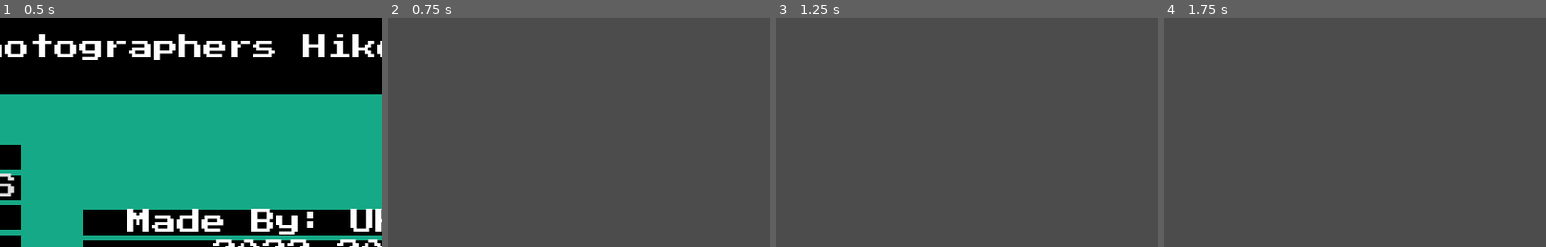
Above: before the commit, frames 1-4 (left to right).
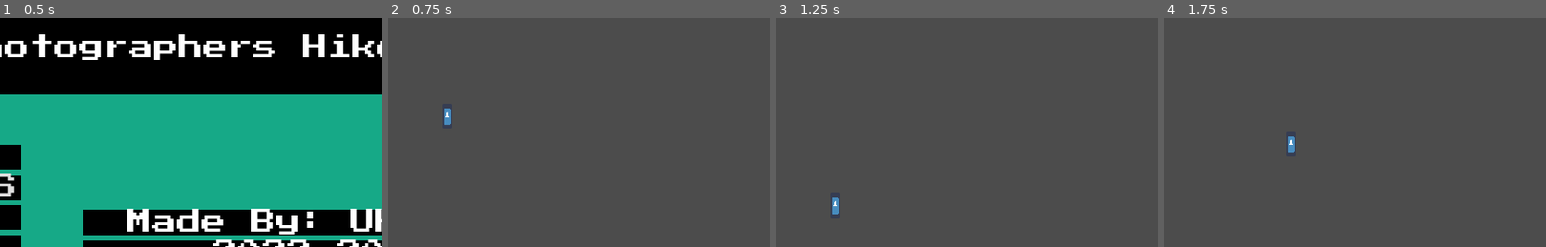
Above: after the commit, the same moments.

Repository: UHSGDC/Photographers-Hike
Game: Godot game, scene res://Scenes/MainMenu.tscn
Same seed, same stepped clock (60 frames per second), same inputs: the game is played once before the commit and once after it. The engine's default icon, where the game draws it, is replaced by a stand-in: a white triangle on a blue panel in a dark square.
Inputs (mouse positions are % of the whole screen's width and height, from its top left):
- Up to frame 1 (0.5 s): no input
- Up to frame 2 (0.75 s): click "PLAY" at 0.5 s
- Up to frame 3 (1.25 s): no input
- Up to frame 4 (1.75 s): tap Enter at 1.25 s; move the mouse to (72, 45) at 1.27 s; hold D (right) from 1.28 s (still down); click (72, 45) at 1.42 s; tap Space (jump) at 1.52 s
The pictures show only the part of the screen within x 25-75%, y 45-95%; the shares and areas given below are measured in that part.

Frame 1 is identical in both runs. In frame 2, 0.1% of the frame differs, in the area x 14-17%, y 39-47%; in frame 3, 0.1%, in the area x 14-17%, y 78-86%; in frame 4, 0.1%.
Error before the commit: Invalid get index 'current_room_size' (on base: 'null instance'). (res://Scripts/PlatformingPlayer.gd:133)

Commit message:
Changed Global player and camera get method
I did this to fix an issue with loading the testing scene if it was not the first scene loaded.

Diff:
--- a/PhotographersHike/Scripts/Global.gd
+++ b/PhotographersHike/Scripts/Global.gd
@@ -2,8 +2,8 @@
 
 # Singleton which stores references to other Nodes
 
-onready var player_camera := get_tree().current_scene.get_node("PlayerCamera")
-onready var platforming_player := get_tree().current_scene.get_node("PlatformingPlayer")
+var player_camera: Camera2D
+var platforming_player: KinematicBody2D
 
 var room_pause: bool = false
 export var room_pause_time: float = 0.2
--- a/PhotographersHike/Scripts/PlatformingPlayer.gd
+++ b/PhotographersHike/Scripts/PlatformingPlayer.gd
@@ -41,6 +41,9 @@
 	NONE
 }
 
+
+func _ready() -> void:
+	Global.platforming_player = self
 
 # Delta is the time since physics_process was last called
 # I multiply things by delta so things move correctly no matter the frame rate
--- a/PhotographersHike/Scripts/PlayerCamera.gd
+++ b/PhotographersHike/Scripts/PlayerCamera.gd
@@ -15,6 +15,7 @@
 
 
 func _ready() -> void:
+	Global.player_camera = self
 	# Sets smoothing to 1 and back to follow_smoothing
 	# I do this so the camera appears as if it starts at the first room not at (0, 0)
 
